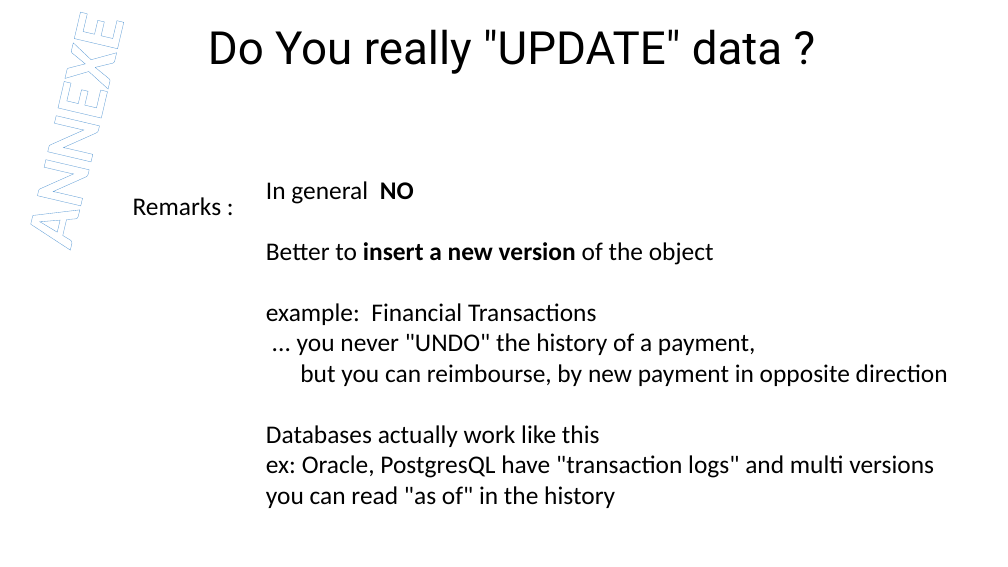
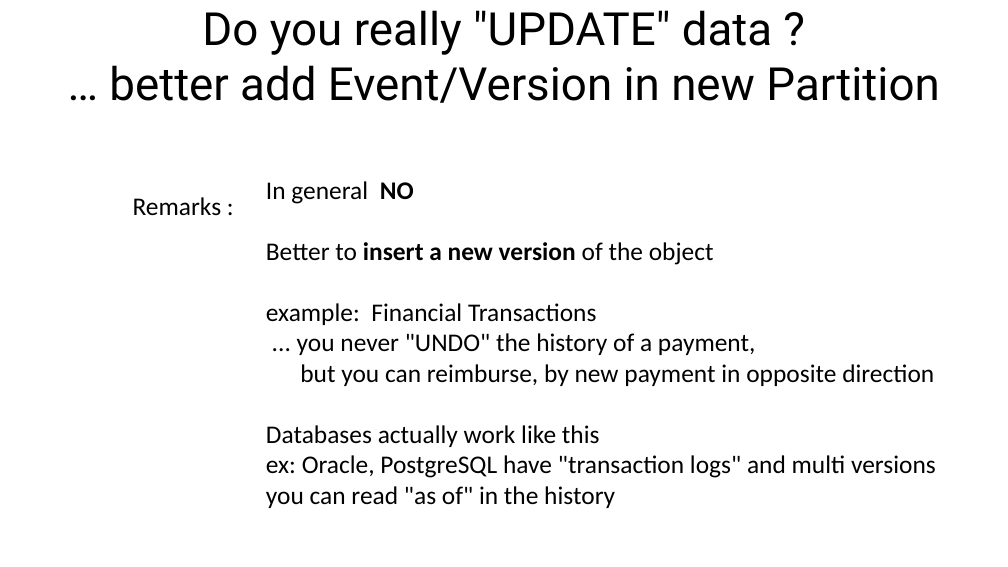
Before and after one commit to Arnaud-Nauwynck/presentations, a slide deck: slide 52 of pres-bigdata/7-Sql-to-Hadoop-files-parquet-metastore.pptx (slide 36 before the commit). Drawn at 1008x567 pixels with LibreOffice and Linux fonts; fonts in the diff are those of the drawing. Boxes give left, top, right and bottom in pixels: in the first picture for what was removed or moved away, otherwise in the second. Text is boxed around its words. In the diff, an @@ line names an element or a change of style, - is before the commit and + after.

```diff
--- a/pres-bigdata/7-Sql-to-Hadoop-files-parquet-metastore.pptx
+++ b/pres-bigdata/7-Sql-to-Hadoop-files-parquet-metastore.pptx
@@ text removed at <box>0,0,146,266</box> @@
-ANNEXE
@@ title at <box>109,10,939,103</box>: text changed @@
-Do You really "UPDATE" data ?
+Do you really "UPDATE" data ?
+… better add Event/Version in new Partition
@@ text at <box>300,364,934,386</box>: text changed @@
-but you can reimbourse, by new payment in opposite direction
+but you can reimburse, by new payment in opposite direction
@@ text at <box>266,455,936,478</box>: text changed @@
-ex: Oracle, PostgresQL have "transaction logs" and multi versions
+ex: Oracle, PostgreSQL have "transaction logs" and multi versions
```
Also in this commit, not shown: 33 other slides changed, 51 slides added, 28 slides removed, 3 other files.
